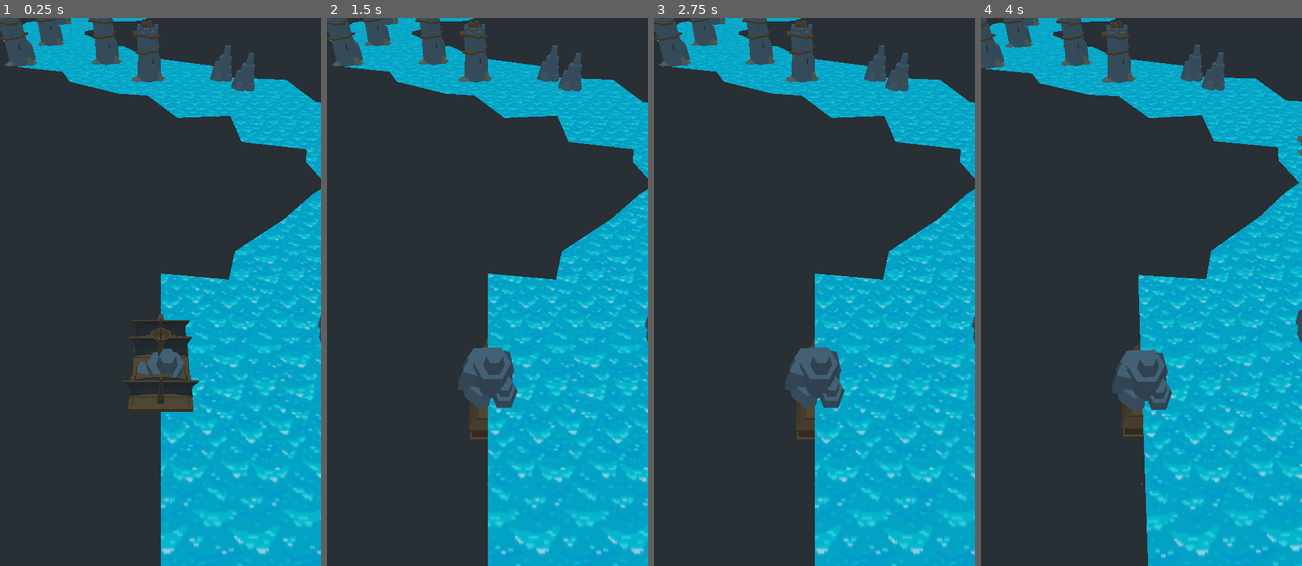
Above: before the commit, frames 1-4 (left to right).
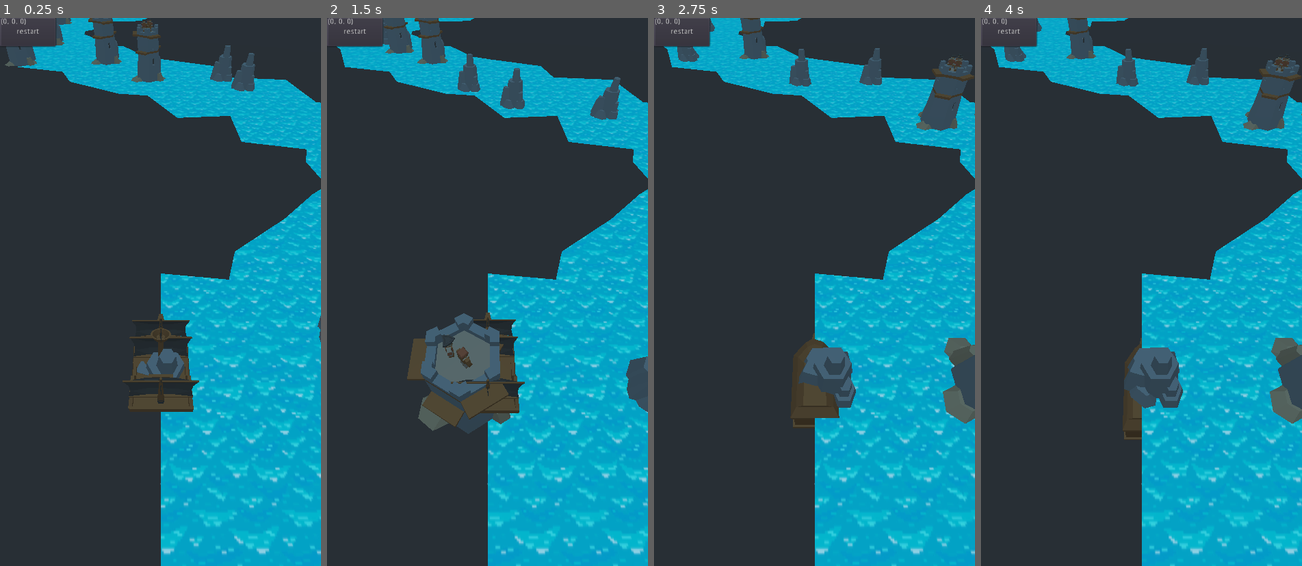
Above: after the commit, the same moments.

Repository: meabefir/Shippy
Game: Godot game, scene res://scenes/MainStage.tscn
Two runs of this game, one before a commit and one after it. Both use one fixed random seed, a clock stepped at 60 frames per second and the inputs below.
Inputs (mouse positions are in pixels of both pictures, inside the frame that each line leads up to):
- Up to frame 1 (0.25 s): no input
- Up to frame 2 (1.5 s): click (355, 34) at 0.5 s, where only the run after the commit has a clickable "restart"; click (355, 34) at 1.25 s, where only the run after the commit has a clickable "restart"
- Up to frame 3 (2.75 s): click (682, 34) at 2 s, where only the run after the commit has a clickable "restart"
- Up to frame 4 (4 s): hold D (right) 2.78-3.53 s; tap Space (shoot) at 2.85, 3.6 s; hold A (left) from 3.53 s (still down)

The runs differ from the first frame. In frame 1, 0.5% of the frame differs, in the area x 0-18%, y 0-6%; in frame 2, 8.8%; in frame 3, 6.7%; in frame 4, 12%, in the area x 0-100%, y 0-100%.

Commit message:
radial minigame and accelerometer testing

Diff:
--- a/project.godot
+++ b/project.godot
@@ -70,8 +70,13 @@
 shoot={
 "deadzone": 0.5,
 "events": [ Object(InputEventKey,"resource_local_to_scene":false,"resource_name":"","device":0,"alt":false,"shift":false,"control":false,"meta":false,"command":false,"pressed":false,"scancode":0,"physical_scancode":32,"unicode":0,"echo":false,"script":null)
+, Object(InputEventMouseButton,"resource_local_to_scene":false,"resource_name":"","device":0,"alt":false,"shift":false,"control":false,"meta":false,"command":false,"button_mask":0,"position":Vector2( 0, 0 ),"global_position":Vector2( 0, 0 ),"factor":1.0,"button_index":1,"pressed":false,"doubleclick":false,"script":null)
  ]
 }
+
+[input_devices]
+
+pointing/emulate_touch_from_mouse=true
 
 [layer_names]
 
--- a/scenes/MainStage.gd
+++ b/scenes/MainStage.gd
@@ -12,6 +12,10 @@
 func _process(_delta):
 	pass
 
+	var acc = Input.get_accelerometer()
+	$"%acc".text = str(acc)
+
+
 func load_stone():
 	var n = 22
 	for _i in range (0, n):
@@ -25,3 +29,6 @@
 		var stone = scene.instance()
 		add_child(stone)
 		stone.global_transform.origin = pos
+
+func reloadScene():
+	get_tree().reload_current_scene()
--- a/scenes/MainStage.tscn
+++ b/scenes/MainStage.tscn
@@ -134,3 +134,17 @@
 [node name="boat" parent="." instance=ExtResource( 5 )]
 
 [node name="projectiles" type="Spatial" parent="." groups=["projectiles"]]
+
+[node name="debug" type="CanvasLayer" parent="."]
+
+[node name="reload_button" type="Button" parent="debug"]
+margin_right = 103.0
+margin_bottom = 53.0
+text = "restart"
+
+[node name="acc" type="Label" parent="debug"]
+unique_name_in_owner = true
+margin_right = 40.0
+margin_bottom = 14.0
+
+[connection signal="button_down" from="debug/reload_button" to="." method="reloadScene"]
--- a/scenes/gameplay/Boat.gd
+++ b/scenes/gameplay/Boat.gd
@@ -28,6 +28,8 @@
 onready var targetingTurret = $"%TargetingTurret"
 onready var animationPlayer = $"%AnimationPlayer"
 
+onready var radialMinigame = $"%RadialMinigame"
+
 func setState(new_state):
 	currentState = new_state
 
@@ -36,19 +38,20 @@
 			currentSpeed = BASE_SPEED
 		BOAT_STATE.DIE:
 			currentSpeed = 0
+			# play death animation and set the first animation tracks to the current position
 			var die_animation = animationPlayer.get_animation("die")
 			var rotation_track_idx = die_animation.find_track("boat_pivot/model_pivot:rotation_degrees")
 			die_animation.track_set_key_value(rotation_track_idx, 0, model.rotation_degrees)
 			var scale_track_idx = die_animation.find_track("boat_pivot/model_pivot:scale")
 			die_animation.track_set_key_value(scale_track_idx, 0, model.scale)
 			animationPlayer.play("die")
+			radialMinigame.stop()
 		BOAT_STATE.RUSH:
 			currentSpeed = RUSH_SPEED
 
 # Called when the node enters the scene tree for the first time.
 func _ready():
-
-	pass # Replace with function body.
+	radialMinigame.connect("success", self, "shoot")
 
 func _process(delta):
 	match currentState:
@@ -73,11 +76,16 @@
 
 func updateMovement(delta):
 	#	movement update
+	var acc_input = Input.get_accelerometer()
 	var _move_input = Vector2.ZERO
-	if Input.is_action_pressed("left"):
-		_move_input.x += 1
-	if Input.is_action_pressed("right"):
-		_move_input.x -= 1
+
+	if acc_input == Vector3.ZERO:
+		if Input.is_action_pressed("left"):
+			_move_input.x += 1
+		if Input.is_action_pressed("right"):
+			_move_input.x -= 1
+#	else:
+#		_move_input = sign(acc_input.x)
 
 	currentRotation += TURN_SPEED * _move_input.x * delta
 
@@ -98,8 +106,14 @@
 	targetingTurret.updateTarget()
 
 func updateShoot():
-	if Input.is_action_just_pressed("shoot") and targetingTurret.target != null:
-		shoot()
+	if targetingTurret.target == null:
+		return
+	if Input.is_action_just_pressed("shoot") :
+		if !radialMinigame.visible:
+			radialMinigame.start()
+	if Input.is_action_just_released("shoot"):
+		if radialMinigame.visible:
+			radialMinigame.stop()
 
 func _on_Area_area_entered(area: Area) -> void:
 	if area.collision_layer & CollisionLayers.OBSTACLE:
@@ -107,6 +121,7 @@
 
 func die():
 	self.currentState = BOAT_STATE.DIE
+
 	yield(get_tree().create_timer(3), "timeout")
 	respawn()
 
@@ -115,6 +130,9 @@
 	animationPlayer.play("RESET")
 
 func shoot():
+	if currentState != BOAT_STATE.DEFAULT:
+		return
+
 	var new_cannonball = cannonBallScene.instance()
 	var projectiles = get_tree().get_nodes_in_group("projectiles")[0]
 	projectiles.add_child(new_cannonball)
--- a/scenes/gameplay/Boat.tscn
+++ b/scenes/gameplay/Boat.tscn
@@ -1,10 +1,12 @@
-[gd_scene load_steps=9 format=2]
+[gd_scene load_steps=12 format=2]
 
 [ext_resource path="res://assets/models/ship_dark.obj" type="ArrayMesh" id=1]
 [ext_resource path="res://scenes/gameplay/Boat.gd" type="Script" id=2]
 [ext_resource path="res://scenes/gameplay/boat_camera.gd" type="Script" id=3]
 [ext_resource path="res://scenes/gameplay/TargetingTurret.tscn" type="PackedScene" id=4]
 [ext_resource path="res://assets/models/pirate_captain.obj" type="ArrayMesh" id=5]
+[ext_resource path="res://scenes/gameplay/shaderTargetingMinigameRadial.gdshader" type="Shader" id=6]
+[ext_resource path="res://scenes/gameplay/RadialMinigame.gd" type="Script" id=7]
 
 [sub_resource type="CapsuleShape" id=1]
 radius = 7.0
@@ -51,6 +53,7 @@
 
 [sub_resource type="Animation" id=2]
 resource_name = "die"
+length = 2.0
 tracks/0/type = "value"
 tracks/0/path = NodePath("boat_pivot/model_pivot:translation")
 tracks/0/interp = 1
@@ -87,6 +90,13 @@
 "update": 0,
 "values": [ Vector3( 1, 1, 1 ), Vector3( 1.4, 1, 0.8 ), Vector3( 1.2, 1, 0.8 ), Vector3( 1, 1, 1 ) ]
 }
+
+[sub_resource type="ShaderMaterial" id=5]
+shader = ExtResource( 6 )
+shader_param/u_pin = 0.538
+shader_param/u_pinMargin = 0.01
+shader_param/u_target = 0.951
+shader_param/u_targetMargin = 0.126
 
 [node name="boat" type="Spatial" groups=["boat"]]
 script = ExtResource( 2 )
@@ -141,4 +151,19 @@
 anims/RESET = SubResource( 3 )
 anims/die = SubResource( 2 )
 
+[node name="CanvasLayer" type="CanvasLayer" parent="."]
+
+[node name="Control" type="Control" parent="CanvasLayer"]
+anchor_right = 1.0
+anchor_bottom = 1.0
+
+[node name="RadialMinigame" type="ColorRect" parent="CanvasLayer/Control"]
+unique_name_in_owner = true
+material = SubResource( 5 )
+margin_left = 92.0
+margin_top = 743.0
+margin_right = 526.0
+margin_bottom = 978.0
+script = ExtResource( 7 )
+
 [connection signal="area_entered" from="boat_pivot/model_pivot/Area" to="." method="_on_Area_area_entered"]
--- /dev/null
+++ b/scenes/gameplay/RadialMinigame.gd
@@ -0,0 +1,57 @@
+extends ColorRect
+
+signal success
+
+var speed = 1
+
+var pin
+var target
+var targetMargin
+
+var dir
+var running = false
+
+onready var shader = material as ShaderMaterial
+
+func _ready() -> void:
+	visible = false
+
+func _process(delta: float) -> void:
+	if !running:
+		return
+
+	if dir == 1:
+		pin = move_toward(pin, 1, speed * delta)
+		if pin == 1:
+			dir = -1
+	else:
+		pin = move_toward(pin, 0, speed * delta)
+		if pin == 0:
+			dir = 1
+
+	shader.set_shader_param("u_pin", pin)
+
+func start():
+	running = true
+	visible = true
+	pin = randf()
+	shader.set_shader_param("u_pin", pin)
+	target = randf()
+	shader.set_shader_param("u_target", target)
+	targetMargin = rand_range(.05, .2)
+	shader.set_shader_param("u_targetMargin", targetMargin)
+
+	dir = (randi() % 2 ) * 2 - 1
+
+	speed = max(1, pow(targetMargin, 1.5))
+
+func stop():
+	# weird bug that triggered mouse up on game start which in turn triggered this
+	if !running:
+		return
+
+	running = false
+	visible = false
+
+	if abs(target - pin) <= targetMargin / 2:
+		emit_signal("success")
--- a/scenes/gameplay/TargetingTurret.gd
+++ b/scenes/gameplay/TargetingTurret.gd
@@ -45,7 +45,7 @@
 func updateTarget():
 	updatedTargetThisFrame = true
 	findTarget()
-	if target == null:
+	if target == null or !is_instance_valid(target):
 		mesh = null
 		return
 
--- /dev/null
+++ b/scenes/gameplay/shaderTargetingMinigameRadial.gdshader
@@ -0,0 +1,60 @@
+// NOTE: Shader automatically converted from Godot Engine 3.5.2.stable's CanvasItemMaterial.
+
+shader_type canvas_item;
+render_mode blend_mix;
+
+const float PI = 3.14159265358979323846;
+const float HALF_PI = PI / 2.;
+
+uniform float u_pin = .3;
+uniform float u_pinMargin = .02;
+uniform float u_target = .2;
+uniform float u_targetMargin = .1;
+
+void vertex() {
+
+//	VERTEX.y += sin(VERTEX.x) * 100.0;
+
+}
+
+void fragment() {
+	vec4 col = vec4(0,0,0,1);
+	vec2 screen_size = 1.0 / SCREEN_PIXEL_SIZE;
+//	vec2 tex_size = 1.0 / TEXTURE_PIXEL_SIZE;
+
+//	float ratio = tex_size.x / tex_size.y;
+	vec2 point_coord = SCREEN_UV * screen_size;
+	vec2 uv = vec2(UV.x, UV.y);
+	uv = vec2(uv.x - .5, 1. - uv.y);
+
+	float d = distance(uv, vec2(0,0));
+	if (d < .3 || d > .5) {
+		col.a = 0.;
+	}
+
+	// from 0 to pi (right to left)
+	float angle = atan(uv.y, uv.x);
+	float normalized_angle = 1. - angle / PI;
+
+	// center it
+	angle -= PI / 2.;
+	angle = HALF_PI * pow(1.1, 3) - abs(angle);
+	angle = angle / PI;
+	col.r = angle;
+
+	// abs diff between angle target and the current angle
+	float diff = abs(normalized_angle - u_target);
+	if (diff < u_targetMargin) {
+		float diff_normalized = 1. - pow(diff, 1.05) / u_targetMargin;
+		col.g = diff_normalized;
+
+	}
+
+	// pin
+	diff = abs(normalized_angle - u_pin);
+	if (diff < u_pinMargin) {
+		col.rgb = vec3(0);
+	}
+
+	COLOR = col;
+}
Not shown, added: export_presets.cfg
